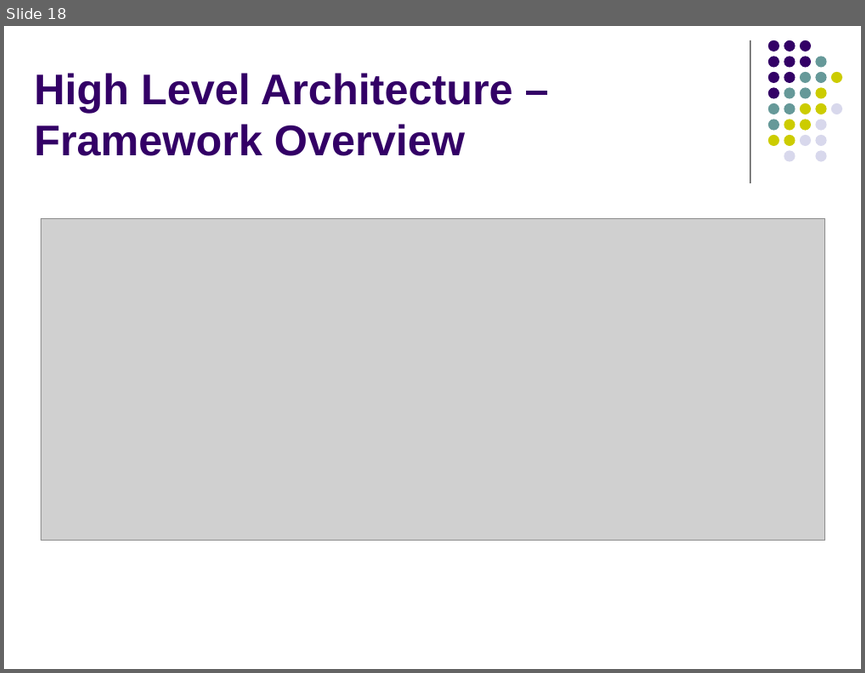
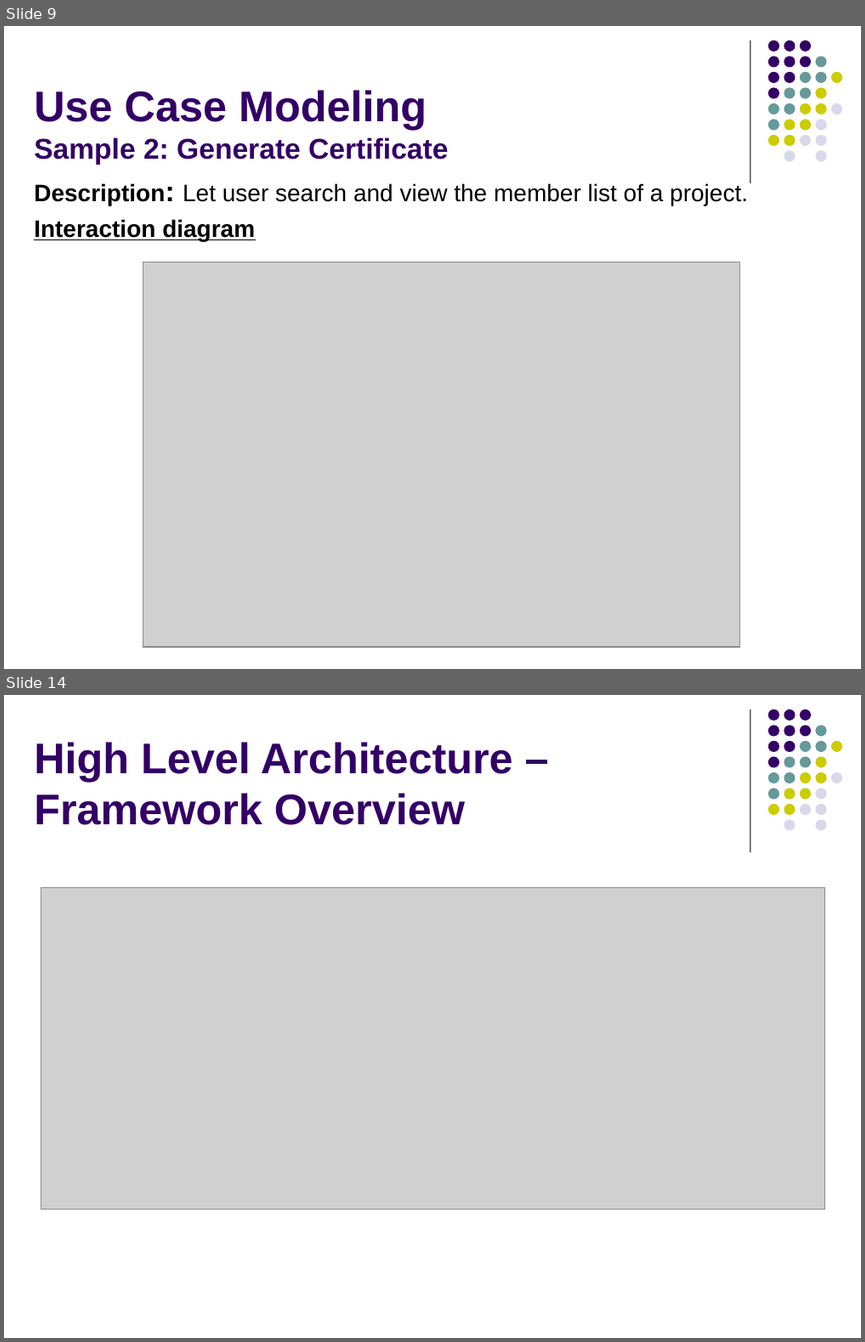
Before and after one commit to imireasa/mtech-se18-t08s, a slide deck: docs/W-9 Working Document/W-9.3 Presentation Slides/Phase 2/vms_presentation_2_v0.1.pptx. Shown one above the other, each under a label of ours: slide 18 before the commit, slides 9 and 14 after it; the slides between them are not shown. The pictures are 865x673 and 865x1342 pixels, drawn with LibreOffice and Linux fonts; fonts in the diff are those of the drawing; grey boxes stand for pictures. Boxes give left, top, right and bottom in pixels: in the first picture for what was removed or moved away, otherwise in the second. Text is boxed around its words. In the diff, an @@ line names an element or a change of style, - is before the commit and + after.

```diff
--- a/docs/W-9 Working Document/W-9.3 Presentation Slides/Phase 2/vms_presentation_2_v0.1.pptx
+++ b/docs/W-9 Working Document/W-9.3 Presentation Slides/Phase 2/vms_presentation_2_v0.1.pptx
@@ slide 9 added at <box>4,26,861,669</box>, background #FFFFFF; not listed: 32 template elements that a slide beside it also shows @@
@@ title added at <box>34,90,448,165</box>, 24 pt, text #330066, bold @@
+Use Case Modeling
+Sample 2: Generate Certificate
@@ text added at <box>34,183,748,241</box>, 20 pt, text #000000 @@
+Description: Let user search and view the member list of a project.
+Interaction diagram
@@ picture added at <box>143,261,739,646</box> @@
@@ what was slide 18 is now slide 14 @@
```
Also in this commit, not shown: 11 slides changed, 5 slides removed.
